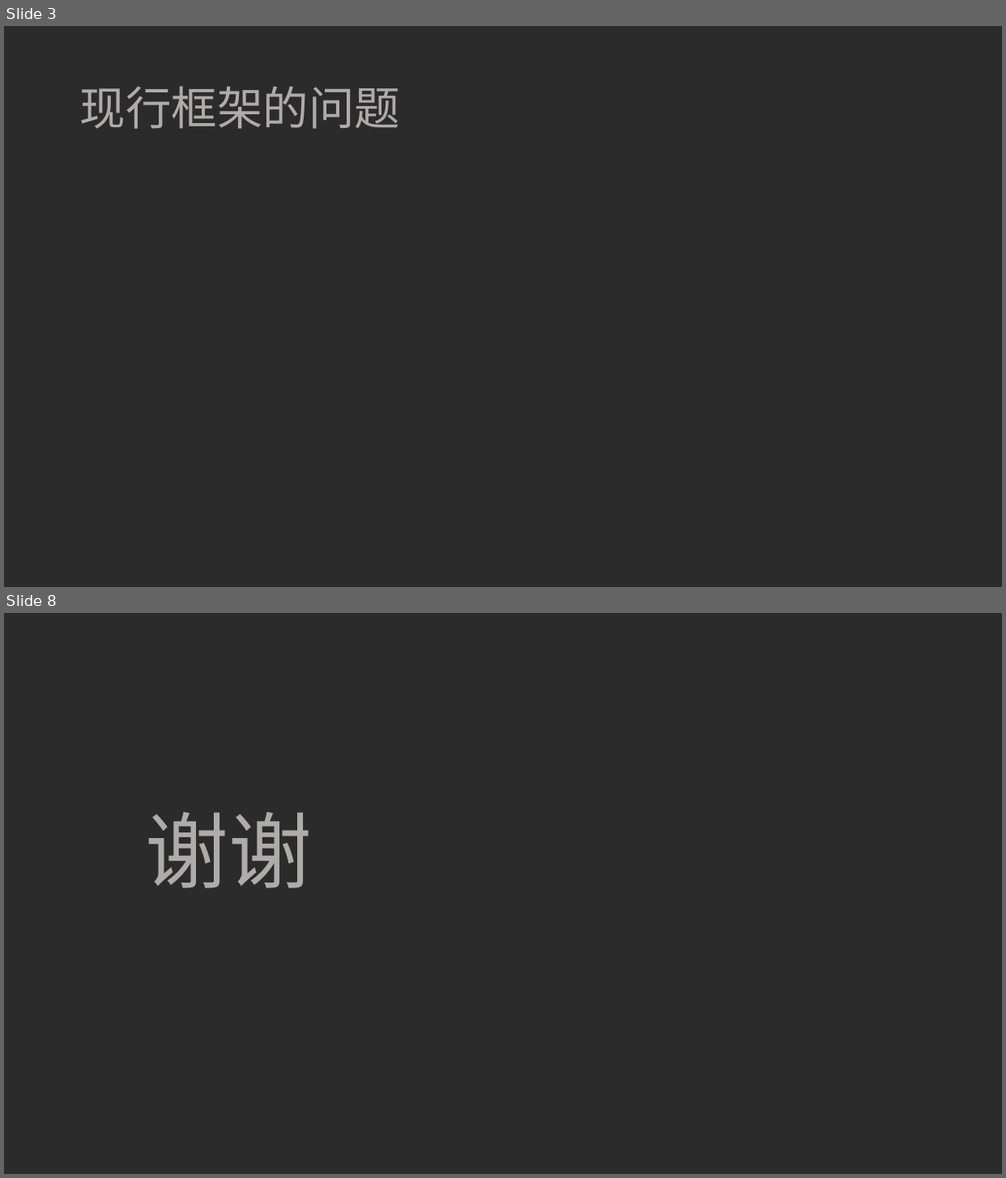
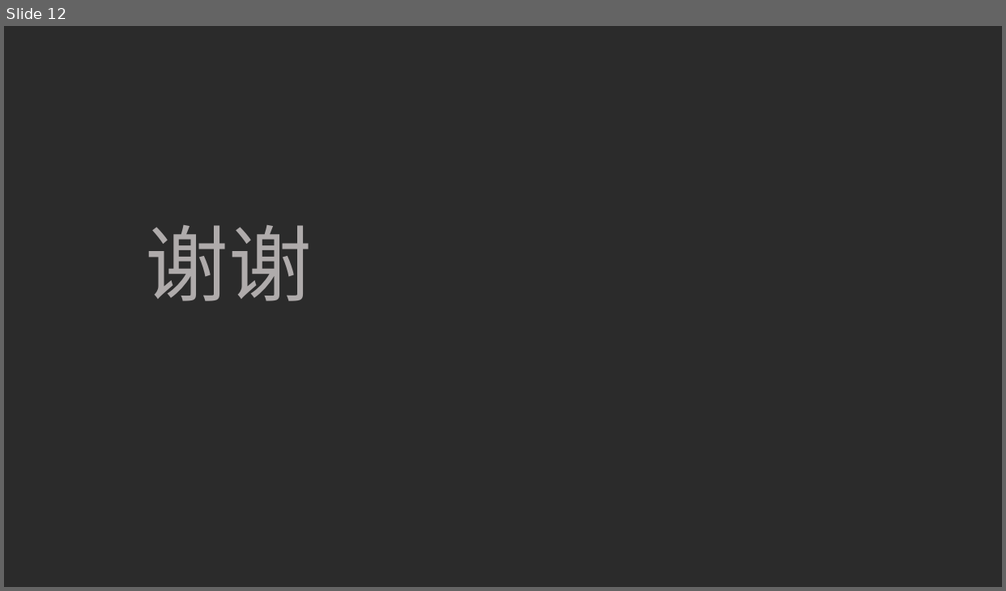
Before and after one commit to ivaneye/ivaneye.github.com, a slide deck: source/ppt/work/焦点服务化框架Hydra的演变-王一帆.pptx. Shown one above the other, each under a label of ours: slides 3 and 8 before the commit, slide 12 after it; the slides between them are not shown. The pictures are 1006x1178 and 1006x591 pixels, drawn with LibreOffice and Linux fonts; fonts in the diff are those of the drawing; grey boxes stand for pictures; background and template pictures are left out; a plain dark background stands for a picture behind light text. Boxes give left, top, right and bottom in pixels: in the first picture for what was removed or moved away, otherwise in the second. Text is boxed around its words. In the diff, an @@ line names an element or a change of style, - is before the commit and + after.

```diff
--- a/source/ppt/work/焦点服务化框架Hydra的演变-王一帆.pptx
+++ b/source/ppt/work/焦点服务化框架Hydra的演变-王一帆.pptx
@@ slide 3 removed at <box>4,26,1002,587</box>, background picture (left out) @@
@@ title removed at <box>80,86,400,129</box> @@
-现行框架的问题
@@ what was slide 8 is now slide 12 @@
```
Also in this commit, not shown: 2 slides changed, 9 slides added, 4 other slides removed, 1 other file.
